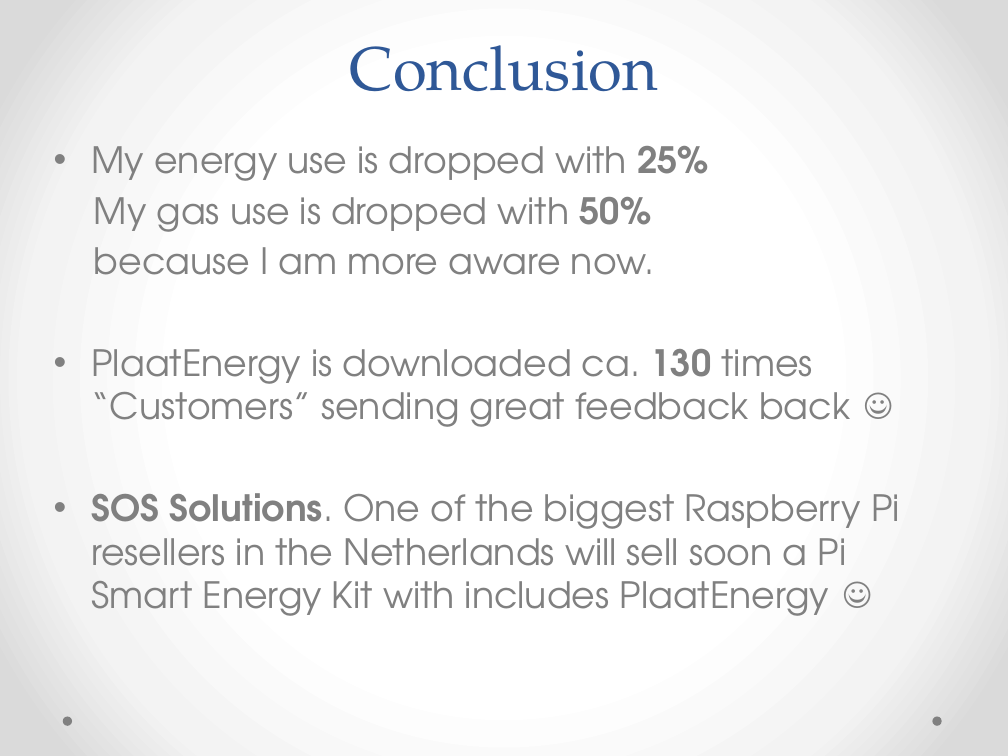
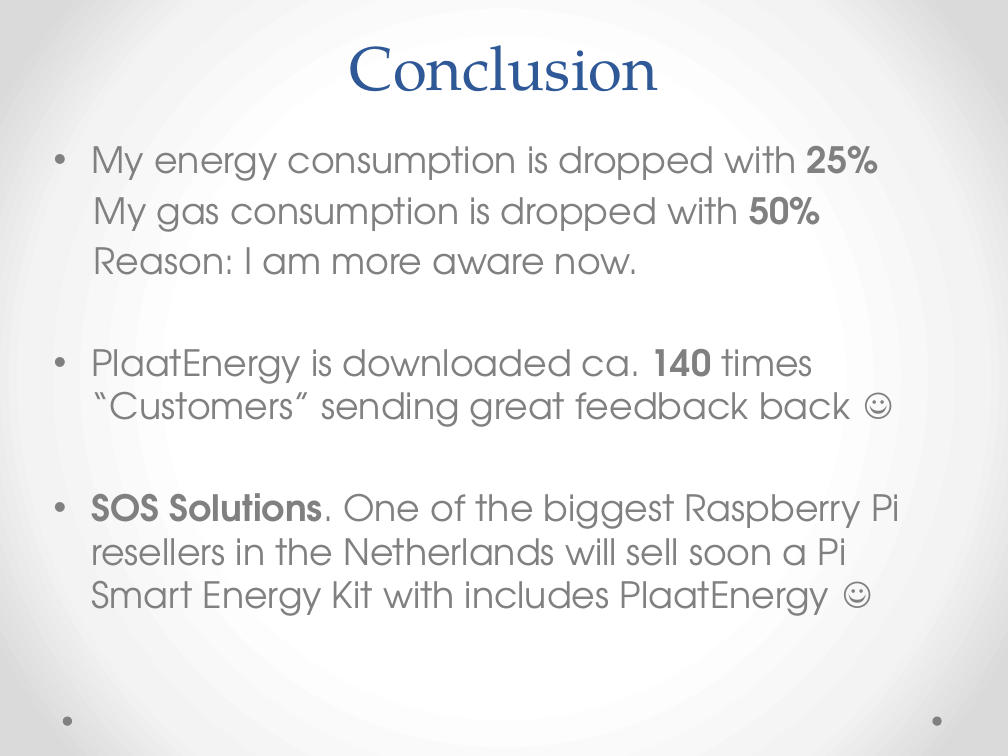
Before and after one commit to plaatsoft/plaatenergy, a slide deck: slide 21 of doc/ppt/PlaatEnergy Design.pptx (slide 13 before the commit). Drawn at 1008x756 pixels with LibreOffice and Linux fonts; fonts in the diff are those of the drawing. Boxes give left, top, right and bottom in pixels: in the first picture for what was removed or moved away, otherwise in the second. Text is boxed around its words. In the diff, an @@ line names an element or a change of style, - is before the commit and + after.

Commit message:
Update Powerpoint

```diff
--- a/doc/ppt/PlaatEnergy Design.pptx
+++ b/doc/ppt/PlaatEnergy Design.pptx
@@ text at [92, 146, 879, 427]: text changed @@
-• My energy use is dropped with 25%
-My gas use is dropped with 50%
-because I am more aware now.
-• PlaatEnergy is downloaded ca. 130 times “Customers” sending great feedback back ☺
+• My energy consumption is dropped with 25%
+My gas consumption is dropped with 50%
+Reason: I am more aware now.
+• PlaatEnergy is downloaded ca. 140 times “Customers” sending great feedback back ☺
```
Also in this commit, not shown: 8 other slides changed, 1 slide added.
